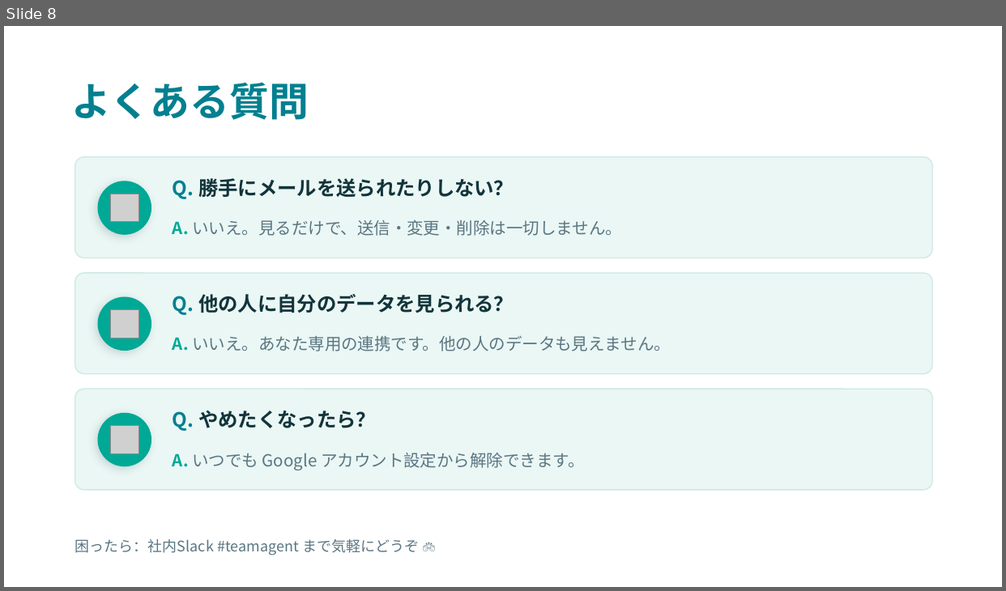
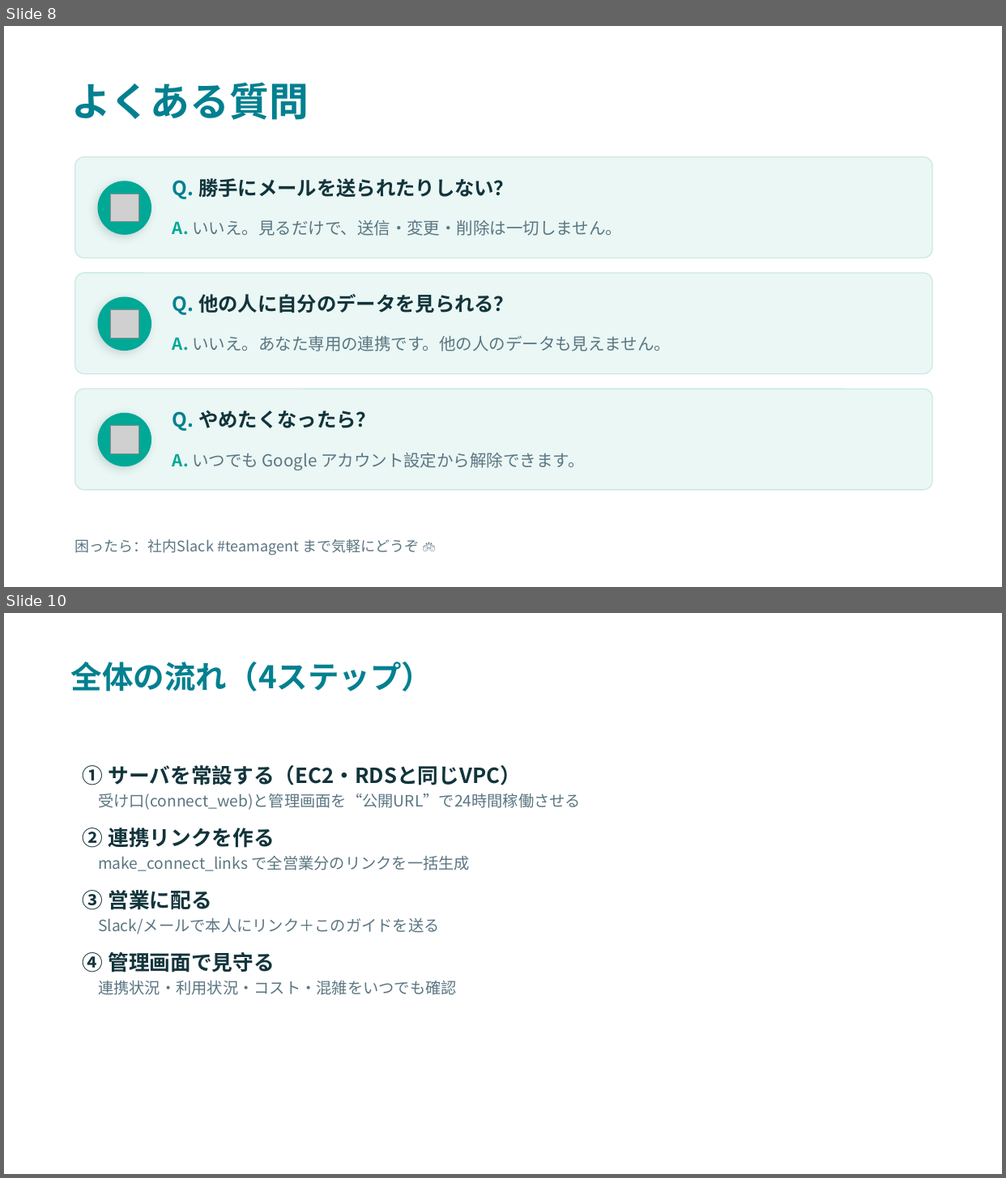
Before and after one commit to noirelumiere00/TeamAgent, a slide deck: docs/poc/salesperson_connect_guide.pptx. Shown one above the other, each under a label of ours: slide 8 before the commit, slides 8 and 10 after it; the slides between them are not shown. The pictures are 1006x591 and 1006x1178 pixels, drawn with LibreOffice and Linux fonts; fonts in the diff are those of the drawing; grey boxes stand for pictures. Boxes give left, top, right and bottom in pixels: in the first picture for what was removed or moved away, otherwise in the second. Text is boxed around its words. In the diff, an @@ line names an element or a change of style, - is before the commit and + after.

```diff
--- a/docs/poc/salesperson_connect_guide.pptx
+++ b/docs/poc/salesperson_connect_guide.pptx
@@ slide 10 added at bbox=[4, 613, 1002, 1174], background #FFFFFF @@
@@ text added at bbox=[71, 662, 432, 692], 30 pt, text #028090, bold @@
+全体の流れ（4ステップ）
@@ text added at bbox=[83, 765, 581, 995], 15 pt, text #5B7682 @@
+① サーバを常設する（EC2・RDSと同じVPC）
+受け口(connect_web)と管理画面を“公開URL”で24時間稼働させる
+② 連携リンクを作る
+make_connect_links で全営業分のリンクを一括生成
+③ 営業に配る
+Slack/メールで本人にリンク＋このガイドを送る
+④ 管理画面で見守る
+連携状況・利用状況・コスト・混雑をいつでも確認
```
Also in this commit, not shown: 4 other slides added.
